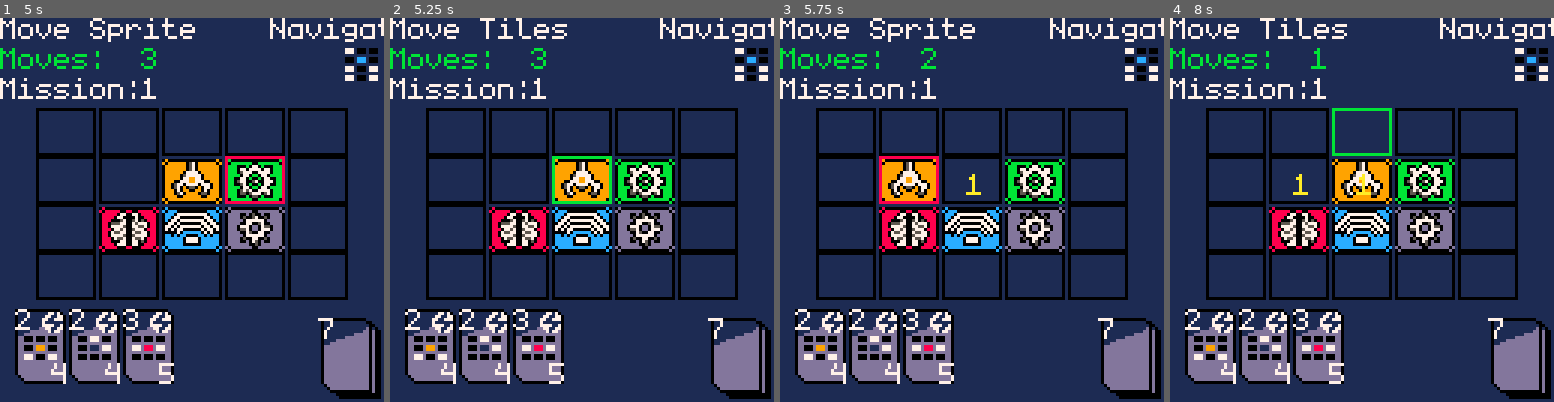
Above: before the commit, frames 1-4 (left to right).
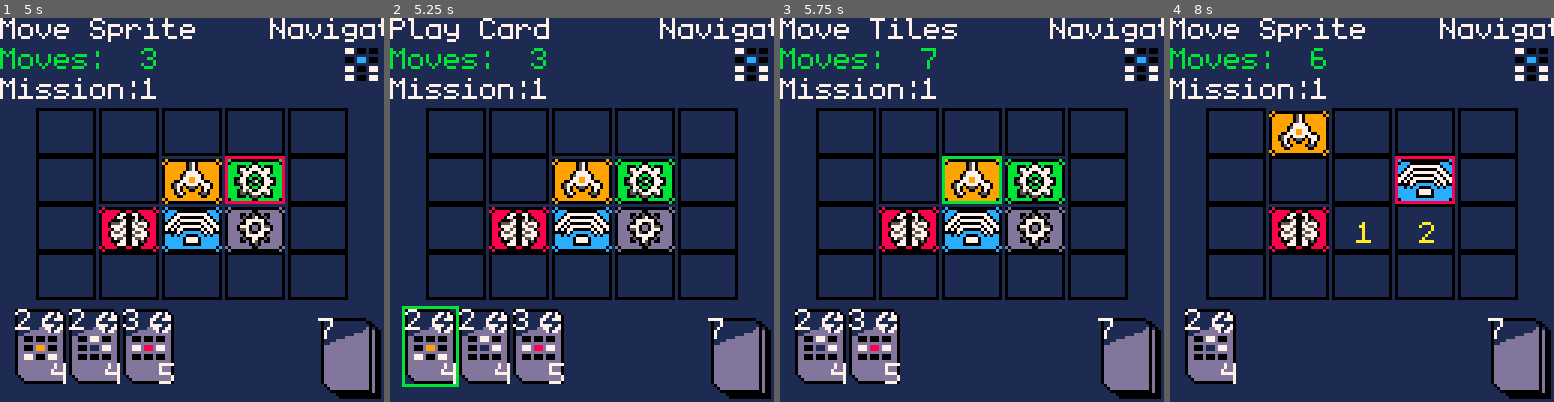
Above: after the commit, the same moments.

Repository: AkuraEx/Pico_Rove
Game: PICO-8 cartridge pico_rove.p8
The game is run twice, just before and just after one commit, with the same random seed, the same clock (stepped at 60 frames per second) and the same inputs.
Inputs:
- Up to frame 1 (5 s): tap X (X key) at 1.07, 2.07, 2.4, 2.73, 3.07, 3.4, 3.73, 4.07, 4.4, 4.73 s; hold Left 1.97-2.37 s; hold Down 2.42-2.82 s; hold Right 2.87-3.53 s; hold Up 3.58-4.08 s; hold Right 4.13-4.53 s; hold Down from 4.58 s (still down)
- Up to frame 2 (5.25 s): tap X (X key) at 5.07 s; release Down at 5.08 s; hold Left from 5.13 s (still down)
- Up to frame 3 (5.75 s): keep holding Left; tap X (X key) at 5.4, 5.73 s
- Up to frame 4 (8 s): release Left at 5.8 s; hold Up 5.85-6.18 s; tap X (X key) every 0.33 s from 6.07 to 7.73 s; hold Left 6.23-6.63 s; hold Down 6.68-7.08 s; hold Right 7.13-7.8 s; hold Up from 7.85 s (still down)

Frame 1 is identical in both runs. In frame 2, 1.7% of the frame differs, in the area x 0-58%, y 0-97%; in frame 3, 7.1%; in frame 4, 14%, in the area x 6-75%, y 0-96%.

Commit message:
Double click to end movement early without spending all points

Diff:
--- a/controls.lua
+++ b/controls.lua
@@ -53,6 +53,12 @@
         end
         -- Press x to select module at cursor position
         if btnp(5) and board.boardState[board_row_highlight][board_col_highlight].type ~= EMPTY then
+            -- Update tracking variables for double-selection detection
+            last_select_row = board_row_highlight
+            last_select_col = board_col_highlight
+            last_select_time = time()
+
+            -- Select the module
             moving_module_row = board_row_highlight
             moving_module_col = board_col_highlight
             movement_step = 1
@@ -120,12 +126,32 @@
             end
         end
 
-        -- Press x to finish movement early
+        -- Press x to finish movement early, or double-select same square to finish
         if btnp(5) then
-            moving_module_row = 0
-            moving_module_col = 0
-            movement_step = 0
-            info = "mOVE tILES"
+            -- Check for double-selection of current position
+            local current_time = time()
+            if last_select_row == moving_module_row and
+               last_select_col == moving_module_col and
+               current_time - last_select_time <= double_click_threshold then
+                -- Double-selection detected - finish movement and turn
+                moving_module_row = 0
+                moving_module_col = 0
+                movement_step = 0
+                card_phase = true
+                board_phase = false
+                info = "pLAY cARD"
+            else
+                -- Single press - update tracking variables before clearing movement
+                last_select_row = moving_module_row
+                last_select_col = moving_module_col
+                last_select_time = current_time
+
+                -- Just finish movement but stay in board phase
+                moving_module_row = 0
+                moving_module_col = 0
+                movement_step = 0
+                info = "mOVE tILES"
+            end
         end
     end
 end
--- a/helper.lua
+++ b/helper.lua
@@ -14,6 +14,12 @@
 move = 0
 info = "pLAY cARD"
 
+-- Double-selection variables for finishing movement early
+last_select_row = 0
+last_select_col = 0
+last_select_time = 0
+double_click_threshold = 0.5  -- Time window in seconds for double-selection
+
 -- Mission system variables
 mission_deck = nil
 current_mission = nil
